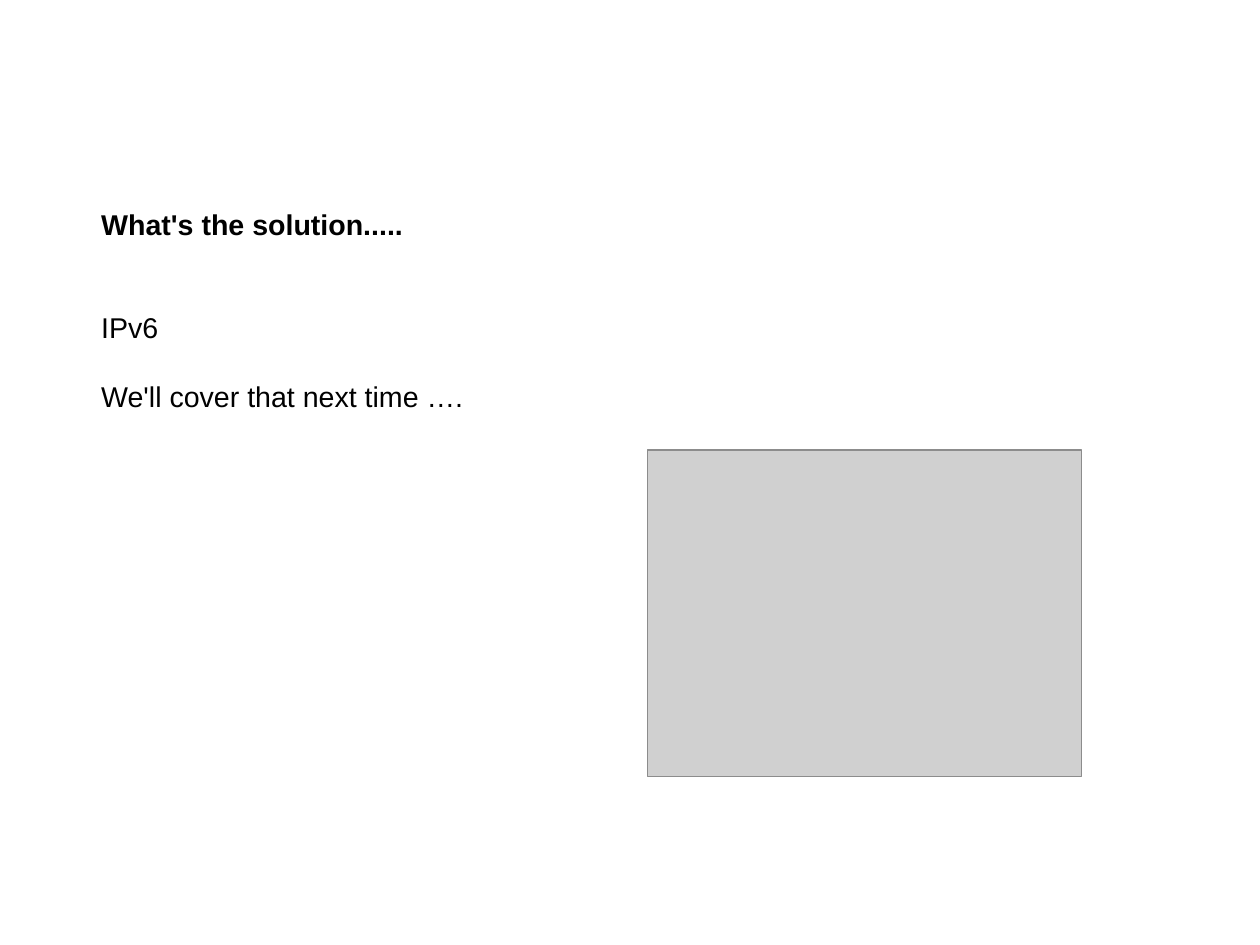
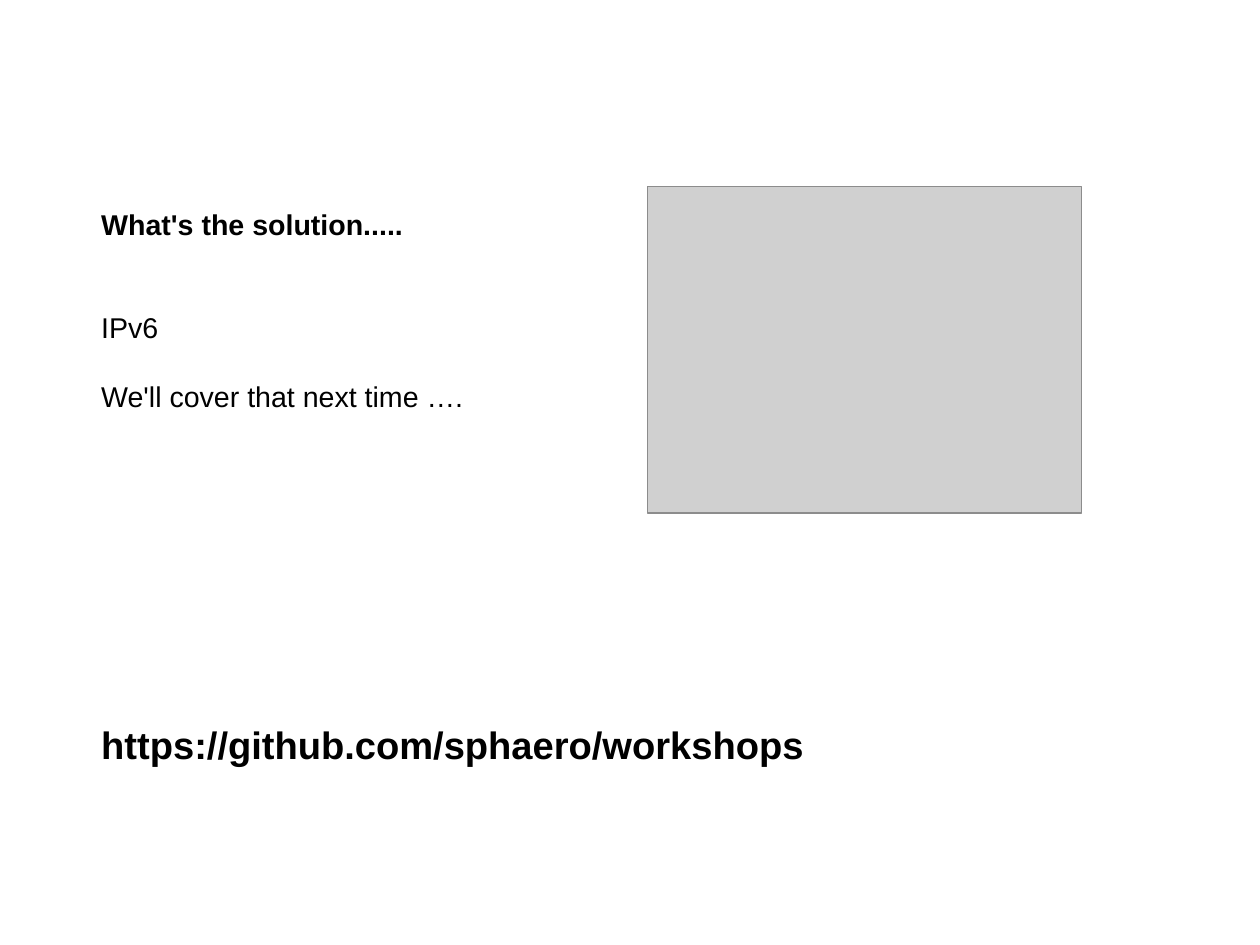
Before and after one commit to sphaero/workshops, a slide deck: slide 43 of Networking/presentation.odp (slide 44 before the commit). Drawn at 1260x945 pixels with LibreOffice and Linux fonts; fonts in the diff are those of the drawing; grey boxes stand for pictures; background and template pictures are left out. Boxes give left, top, right and bottom in pixels: in the first picture for what was removed or moved away, otherwise in the second. Text is boxed around its words. In the diff, an @@ line names an element or a change of style, - is before the commit and + after.

```diff
--- a/Networking/presentation.odp
+++ b/Networking/presentation.odp
@@ picture: place and size @@
-picture at (648, 450, 1082, 776)
+picture at (648, 186, 1082, 512)
@@ text at (101, 731, 803, 767): paragraph added @@
+https://github.com/sphaero/workshops
```
Also in this commit, not shown: 1 slide removed.
